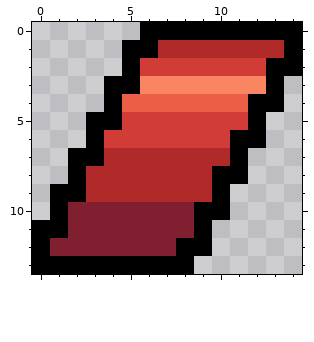
Edited in one commit: pixel-art sprite (sprites/ui/enemy_health.png). Above, as it was before the edit.
The file is 15x14 pixels.
After the commit:
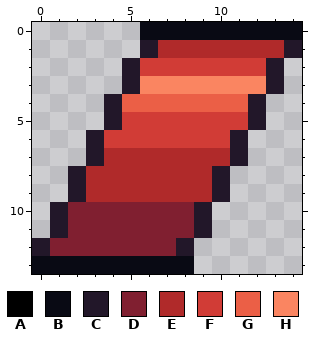
Palette (. is transparent): A #000000  B #090a14  C #221729  D #801f30  E #b02a2a  F #d13c36  G #eb5f46  H #fa8561
Changes in this commit:
The edit turns colour A into colour B in row 0 at x 6 to 14; in row 13 at x 0 to 8.
The edit turns colour A into colour C in row 1 at x 6 and 14; in rows 2 to 3 at x 5 and 13; in rows 4 to 5 at x 4 and 12; in rows 6 to 7 at x 3 and 11; in rows 8 to 9 at x 2 and 10; in rows 10 to 11 at x 1 and 9.
The edit turns colour A into colour C in row 12 at x 0 and 8.
The edit erases colour A in row 1 at x 5; in row 2 at x 14; in row 3 at x 4; in row 4 at x 13; in row 5 at x 3; in row 6 at x 12.
The edit erases colour A in row 7 at x 2; in row 8 at x 11; in row 9 at x 1; in row 10 at x 10; in row 11 at x 0; in row 12 at x 9.
Changed places in both pictures, as pixel boxes (x1, y1, x2, y2):
changed: (32, 22, 302, 274)
